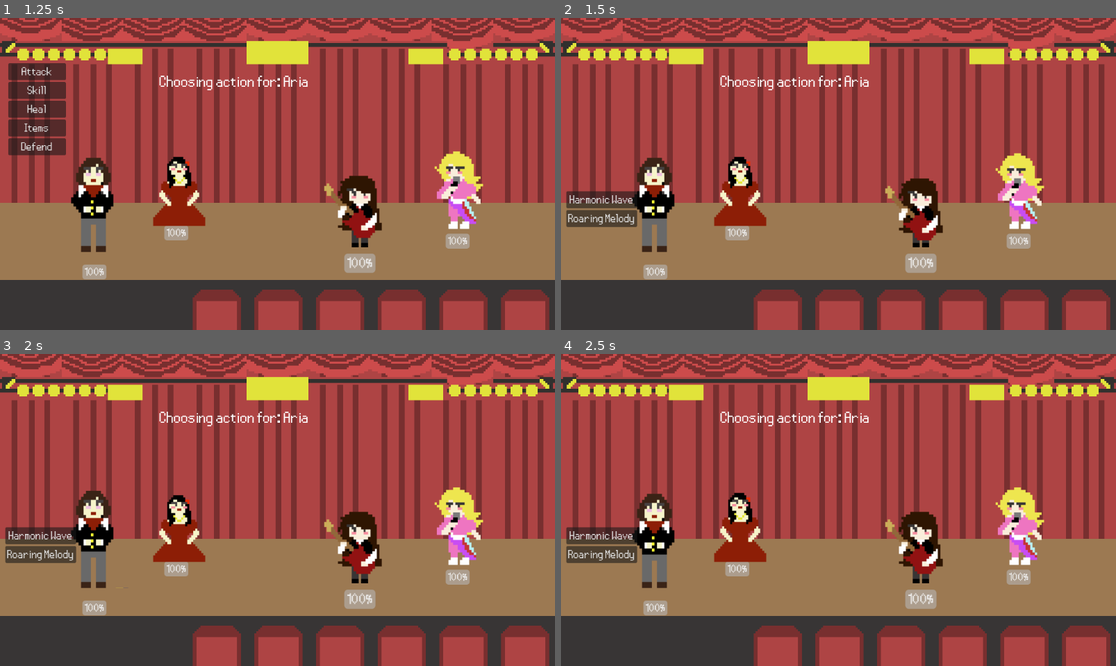
Above: before the commit, frames 1-4 (two rows, left to right).
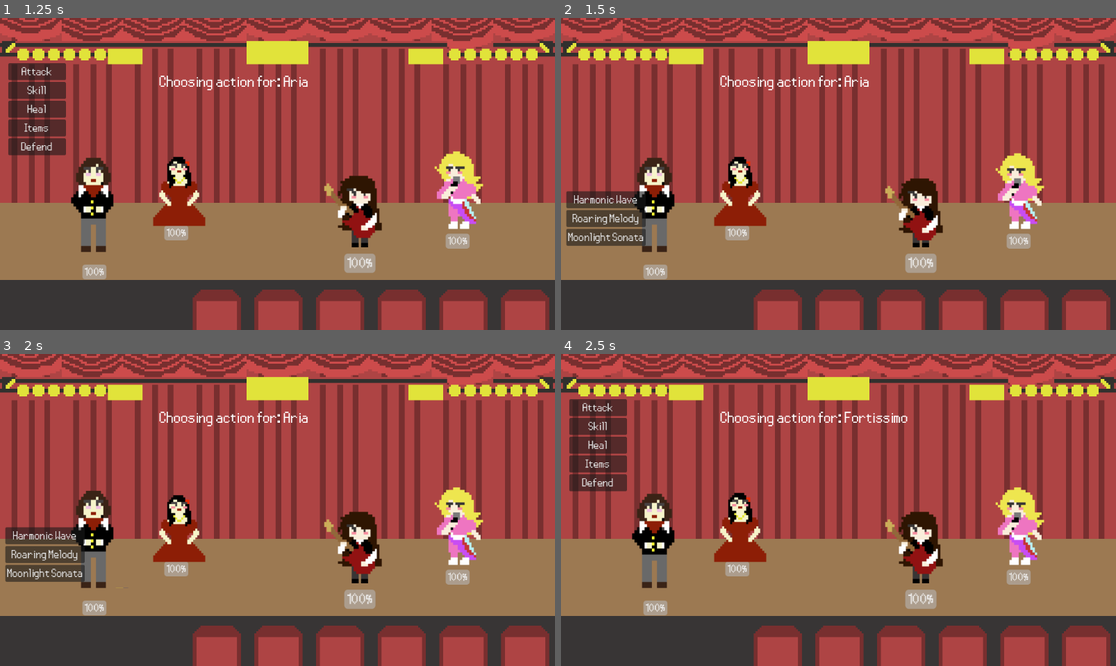
Above: after the commit, the same moments.

Repository: eevicteen/elemental-rpg-prototype
Game: Godot game, scene res://overworld/scene_manager.tscn
Two runs of this game, one before a commit and one after it. Both use one fixed random seed, a clock stepped at 60 frames per second and the inputs below. The engine's default icon, where the game draws it, is replaced by a stand-in: a white triangle on a blue panel in a dark square.
Inputs (mouse positions are in pixels of both pictures, inside the frame that each line leads up to):
- Up to frame 1 (1.25 s): tap Enter at 0.5 s; hold Right (right) from 0.53 s (still down)
- Up to frame 2 (1.5 s): release Right (right) at 1.25 s; click "Skill" at 1.25 s
- Up to frame 3 (2 s): no input
- Up to frame 4 (2.5 s): click (605, 572) at 2 s, where only the run after the commit has a clickable "Moonlight Sonata"

Frame 1 is identical in both runs. In frame 2, 1.3% of the frame differs, in the area x 0-16%, y 55-74%; in frame 3, 1.3%; in frame 4, 4.4%, in the area x 0-63%, y 14-68%.

Commit message:
added buffs and teamwide buffs

Diff:
--- a/actions/action.gd
+++ b/actions/action.gd
@@ -1,19 +1,20 @@
 extends Resource
 class_name Action
 
-@export var action_name := 'Default Action'
-@export var description := 'Default Description'
+var action_name := 'Default Action'
+var description := 'Default Description'
 
-@export var is_charge := false
-var charge_time
+var is_charge := false
+var charge_time: int
 
-@export var is_item_action := false
+var is_item_action := false
 
-@export var is_heal := false
-var heal_amount
-
-@export var buff_action = null
-var buff_amount
+var is_heal := false
+var heal_amount:int
+var buff_action = null
+var buff_amount: int
+var is_teamwide = false
+var buff_duration: int
 
 var is_magic := false
 var base_damage
@@ -34,9 +35,9 @@
 	if is_heal:
 		await target.heal(heal_amount)
 	elif buff_action != null:
-		pass #create buff function
+		await target.buff(buff_action,buff_amount,buff_duration)
 	else:
 		if is_magic:
-			await target.take_damage(source.magic + base_damage)
+			await target.take_damage(source.magic + base_damage + source.magic_buffs)
 		else:
-			await target.take_damage(source.strength + base_damage)
+			await target.take_damage(source.strength + base_damage + source.strength_buffs)
--- a/actions/action.tscn
+++ b/actions/action.tscn
@@ -4,5 +4,3 @@
 
 [node name="Action" type="Node2D"]
 script = ExtResource("1_b1f2m")
-action_name = "Concerto"
-description = "Charge a powerful attack for two turns before using it."
--- /dev/null
+++ b/actions/moonlight_sonata.gd
@@ -0,0 +1,10 @@
+extends "res://actions/action.gd"
+class_name MoonlightSonata
+
+func _init():
+	action_name = 'Moonlight Sonata'
+	description = 'Buff all team member strength for 3 turns'
+	buff_action = 'strength'
+	buff_amount = 5
+	buff_duration = 3
+	is_teamwide = true
--- a/characters/aria.gd
+++ b/characters/aria.gd
@@ -6,12 +6,14 @@
 	char_name = "Aria"
 	is_enemy = false
 	skills=[preload("res://actions/harmonic_wave.gd").new(),
-	preload("res://actions/roaring_melody.gd").new()]
+	preload("res://actions/roaring_melody.gd").new(),
+	preload("res://actions/moonlight_sonata.gd").new()]
 	global_position = Vector2(366, 347)
 
 func init_character():
 	char_name = "Aria"
 	is_enemy = false
 	skills=[preload("res://actions/harmonic_wave.gd").new(),
-	preload("res://actions/roaring_melody.gd").new()]
+	preload("res://actions/roaring_melody.gd").new(),
+	preload("res://actions/moonlight_sonata.gd").new()]
 	global_position = Vector2(366, 347)
--- a/characters/character.gd
+++ b/characters/character.gd
@@ -9,6 +9,9 @@
 @export var max_hp: int = 100
 @export var hp: int = 100
 @export var strength: int = 5
+var strength_buffs:= 0
+var magic_buffs:=0
+var speed_buffs:= 0
 @export var magic: int = 5
 @export var speed: int = 10
 @export var is_enemy: bool = false
@@ -24,7 +27,7 @@
 var charged_action = null
 var charged_target = null
 
-
+var buff_list = []
 func _ready() -> void:
 	if has_node("AnimatedSprite2D"):
 		sprite = $AnimatedSprite2D
@@ -36,12 +39,11 @@
 		healthbar.value = hp
 	add_to_group("characters")
 
-
 # Turn execution
 func play_turn(target, action) -> void:
 	$AnimatedSprite2D.modulate = Color.WHITE
 	is_defending = false
-
+	handle_damage_buffs()
 	emit_signal("text_emitted", char_name + " is taking a turn...")
 	await get_tree().create_timer(1).timeout
 	if sprite:
@@ -107,3 +109,30 @@
 	hp = new_hp
 	emit_signal("text_emitted", 'Healed for ' + str(diff))
 	await get_tree().create_timer(1.0).timeout
+
+func buff(type,amount,duration):
+	buff_list.append([type,amount,duration])
+	emit_signal("text_emitted", char_name + "'s " + type + " has been buffed by " + str(amount) + " for " + str(duration) + " turns." )
+	await get_tree().create_timer(1.0).timeout
+
+func handle_damage_buffs():
+	strength_buffs = 0
+	for buff in buff_list:
+		if buff[2] <= 0:
+			buff_list.erase(buff)
+			continue
+		if buff[0] == 'strength':
+			strength_buffs += buff[1]
+		elif buff[0] == 'magic':
+			magic_buffs += buff[1]
+		buff[2] -= 1
+
+func handle_speed_buffs():
+	speed_buffs = 0
+	for buff in buff_list:
+		if buff[2] <= 0:
+			buff_list.erase(buff)
+			continue
+		elif buff[0] == 'speed':
+			speed_buffs += buff[1]
+		buff[2] -= 1
--- a/combat/battle_ui.gd
+++ b/combat/battle_ui.gd
@@ -89,6 +89,7 @@
 
 	#Construct skill buttons dynamically
 	for skill in current_player.skills:
+		print(skill.action_name)
 		var btn = Button.new()
 		btn.text = skill.action_name
 		btn.pressed.connect(
@@ -132,11 +133,19 @@
 
 	for char in turn_queue.character_list:
 		if char.hp > 0:
+			if selected_action.is_teamwide:
+				turn_queue.player_turn(selected_action,null)
+				selected_action = null
+				selected_target = null
+				return
 			# Healing = target allies; Attacking = target enemies
-			if selected_action.is_heal and char.char_name in ["Fortissimo", "Aria"]:
+			elif selected_action.is_heal and char.char_name in ["Fortissimo", "Aria"]:
 				_add_target_button(char)
-			elif not selected_action.is_heal and char.char_name not in ["Fortissimo", "Aria"]:
+			elif selected_action.buff_action != null and char.char_name in ["Fortissimo", "Aria"]:
 				_add_target_button(char)
+			elif not selected_action.is_heal and selected_action.buff_action == null and char.char_name not in ["Fortissimo", "Aria"]:
+				_add_target_button(char)
+
 
 func _add_target_button(char):
 	var btn = Button.new()
--- a/combat/turn_queue.gd
+++ b/combat/turn_queue.gd
@@ -37,6 +37,7 @@
 	for char in character_list:
 		if char.hp <= 0:
 			to_remove.append(char)
+		char.handle_speed_buffs()
 
 	for dead_char in to_remove:
 		character_list.erase(dead_char)
@@ -53,7 +54,7 @@
 
 #Sorting by speed (higher first)
 func sort_descending(a, b):
-	return a.speed > b.speed
+	return a.speed + a.speed_buffs > b.speed + b.speed_buffs
 
 
 func play_turn() -> void:
@@ -109,7 +110,13 @@
 
 
 func player_turn(action,target):
-	planned_actions.append([active_character, action, target])
+	if action.is_teamwide:
+		for char in character_list:
+			if char.char_name in ["Fortissimo", "Aria"]:
+				planned_actions.append([active_character,action,char])
+	else:
+		planned_actions.append([active_character, action, target])
+
 	_next_turn()
 
 
--- a/overworld/scene_manager.gd
+++ b/overworld/scene_manager.gd
@@ -15,6 +15,7 @@
 	var new_battle = battle_scene.instantiate()
 	new_battle.connect("battle_finished", Callable(self, "_on_battle_finished"))
 	overworld_node.hide()
+	gameui.hide()
 	GameState.last_player_position = player_node.global_position
 	add_child(new_battle)
 
@@ -22,3 +23,4 @@
 func _on_battle_finished():
 	player_node.global_position = GameState.last_player_position
 	overworld_node.show()
+	gameui.show()
--- a/ui/character_screen.gd
+++ b/ui/character_screen.gd
@@ -2,7 +2,6 @@
 
 @onready var char_set = $MarginContainer/MenuVBox/CharacterSet
 var skill_menu_path = "res://ui/skills_screen.tscn"
-signal skill_select(char)
 
 func _ready() -> void:
 	var card_stylebox = StyleBoxFlat.new()
@@ -75,6 +74,5 @@
 func _process(delta: float) -> void:
 	pass
 
-
 func _on_skills_select(char):
 	get_parent().open_menu(skill_menu_path,char)
--- a/ui/skills_screen.gd
+++ b/ui/skills_screen.gd
@@ -38,7 +38,7 @@
 		if skill.is_heal:
 			skill_value_label.text = "Heal Amount: " + str(skill.heal_amount)
 		elif skill.buff_action != null:
-			skill_value_label.text = skill.buff_action + " Buff Amount: " + skill.buff_amount
+			skill_value_label.text = skill.buff_action + " Buff Amount: " + str(skill.buff_amount)
 		else:
 			var add_on : String
 			if skill.is_magic: add_on = " + MAG"
Not shown, added: actions/moonlight_sonata.gd.uid
